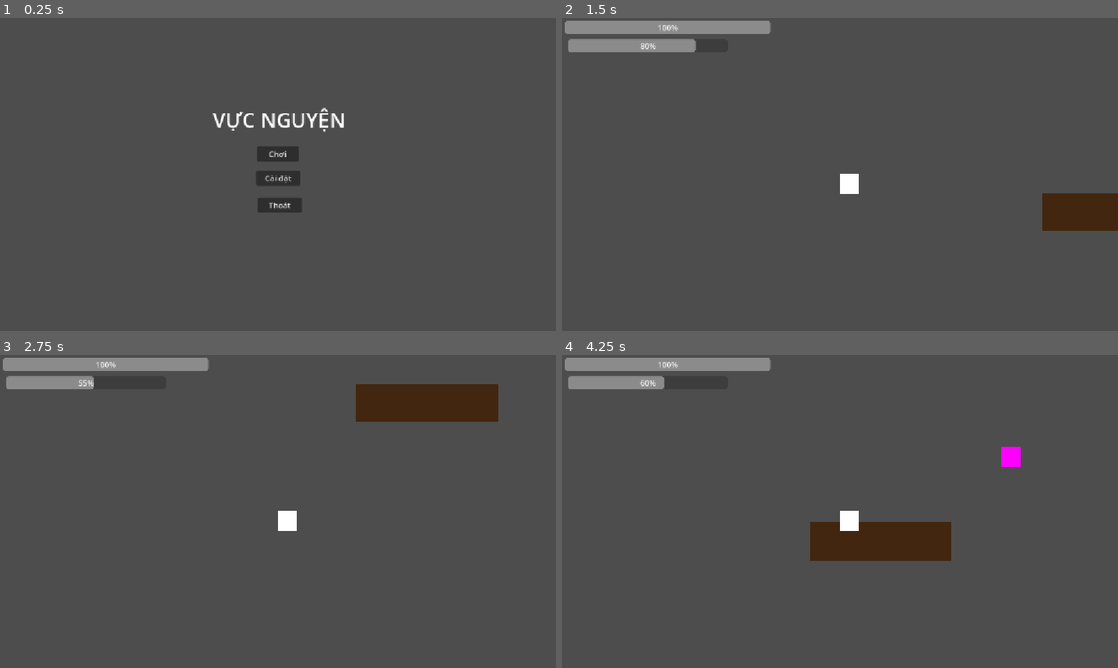
Above: before the commit, frames 1-4 (two rows, left to right).
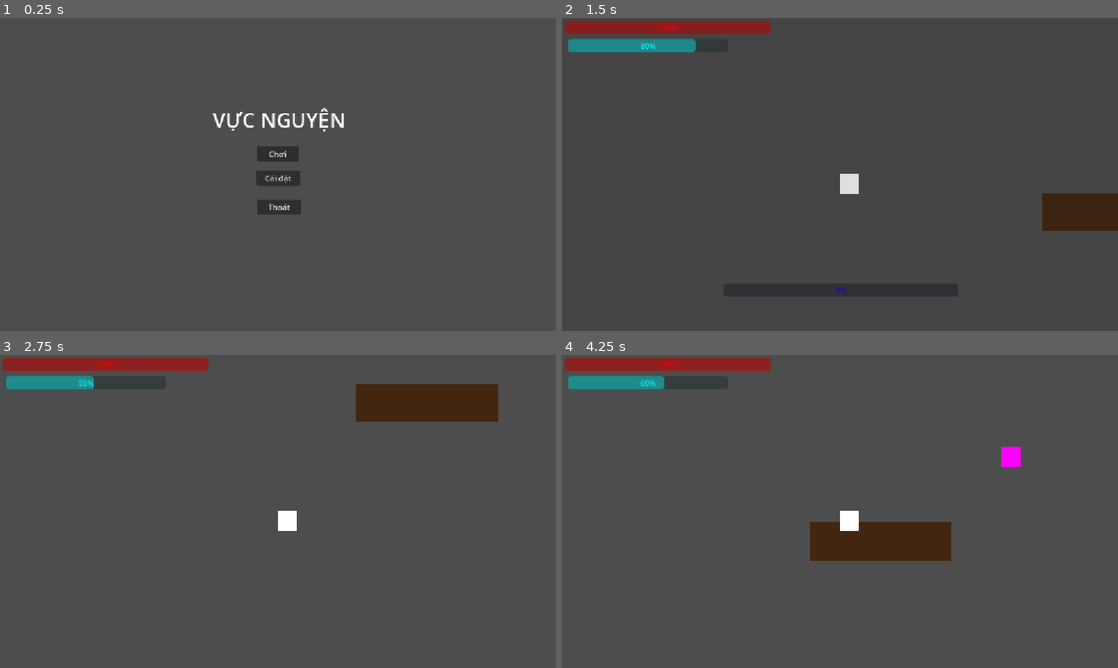
Above: after the commit, the same moments.

Repository: Hieu-379-iiiiii/abyssal-prayer
Game: Godot game, scene res://Scenes/Main_menu.tscn
The game is run twice, just before and just after one commit, with the same random seed, the same clock (stepped at 60 frames per second) and the same inputs.
Inputs:
- Up to frame 1 (0.25 s): no input
- Up to frame 2 (1.5 s): click "Chơi" at 0.5 s; tap Enter (ui_accept) at 1.25 s; hold Right (ui_right) from 1.28 s (still down)
- Up to frame 3 (2.75 s): tap Enter (ui_accept) at 1.52, 2.27 s; release Right (ui_right) at 2.03 s; hold Down (ui_down) from 2.03 s (still down)
- Up to frame 4 (4.25 s): release Down (ui_down) at 2.78 s; hold Right (ui_right) 2.78-3.53 s; hold Up (ui_up) from 3.53 s (still down); tap Enter (ui_accept) at 3.77 s

The runs differ from the first frame. In frame 1, 0.1% of the frame differs, in the area x 46-55%, y 57-63%; in frame 2, 4.5%, in the area x 0-72%, y 0-89%; in frame 3, 2.2%; in frame 4, 2.3%.

Commit message:
Add loading screen and scene management; update player HUD and menu controller

Diff:
--- a/Scenes/Instances/Player/PlayerHUD.tscn
+++ b/Scenes/Instances/Player/PlayerHUD.tscn
@@ -12,6 +12,7 @@
 offset_bottom = 40.0
 
 [node name="HealthBar" type="ProgressBar" parent="HUD" unique_id=247797874]
+modulate = Color(1, 0, 0, 1)
 layout_mode = 0
 offset_left = 6.0
 offset_top = 6.0
@@ -19,6 +20,7 @@
 offset_bottom = 33.0
 
 [node name="StaminaBar" type="ProgressBar" parent="HUD" unique_id=577610667]
+modulate = Color(0, 1, 1, 1)
 layout_mode = 0
 offset_left = 12.0
 offset_top = 44.0
--- a/Scenes/Main_menu.tscn
+++ b/Scenes/Main_menu.tscn
@@ -1,6 +1,6 @@
 [gd_scene format=3 uid="uid://dh4d1cyug1tv3"]
 
-[ext_resource type="Script" uid="uid://dx4x4i7wudf8m" path="res://Scripts/UI/Menu_controller.gd" id="1_7sp8y"]
+[ext_resource type="Script" uid="uid://dx4x4i7wudf8m" path="res://Scripts/UI/SystemUIScripts/Menu_controller.gd" id="1_7sp8y"]
 
 [node name="MainMenu" type="Node2D" unique_id=873604356]
 script = ExtResource("1_7sp8y")
@@ -27,10 +27,10 @@
 
 [node name="Quit" type="Button" parent="Control" unique_id=998489078]
 layout_mode = 0
-offset_left = 534.0
-offset_top = 372.0
-offset_right = 625.0
-offset_bottom = 403.0
+offset_left = 533.0
+offset_top = 376.0
+offset_right = 624.0
+offset_bottom = 407.0
 text = "Thoát"
 
 [node name="Label" type="Label" parent="Control" unique_id=1219636627]
--- /dev/null
+++ b/Scenes/SystemUI/LoadingScreen.tscn
@@ -0,0 +1,63 @@
+[gd_scene format=3 uid="uid://ck842hxyeghqi"]
+
+[ext_resource type="Script" uid="uid://d4dxbrgg75pjp" path="res://Scripts/UI/SystemUIScripts/loading_screen.gd" id="1_b2i6l"]
+
+[sub_resource type="Animation" id="Animation_aa1n3"]
+length = 0.5
+tracks/0/type = "value"
+tracks/0/imported = false
+tracks/0/enabled = true
+tracks/0/path = NodePath("Panel:modulate")
+tracks/0/interp = 1
+tracks/0/loop_wrap = true
+tracks/0/keys = {
+"times": PackedFloat32Array(0, 0.5),
+"transitions": PackedFloat32Array(1, 1),
+"update": 0,
+"values": [Color(1, 1, 1, 0), Color(1, 1, 1, 1)]
+}
+
+[sub_resource type="Animation" id="Animation_b2i6l"]
+resource_name = "transistion"
+length = 0.5
+tracks/0/type = "value"
+tracks/0/imported = false
+tracks/0/enabled = true
+tracks/0/path = NodePath("Panel:modulate")
+tracks/0/interp = 1
+tracks/0/loop_wrap = true
+tracks/0/keys = {
+"times": PackedFloat32Array(0, 0.5),
+"transitions": PackedFloat32Array(1, 1),
+"update": 0,
+"values": [Color(1, 1, 1, 0), Color(1, 1, 1, 1)]
+}
+
+[sub_resource type="AnimationLibrary" id="AnimationLibrary_oqiqo"]
+_data = {
+&"RESET": SubResource("Animation_aa1n3"),
+&"transistion": SubResource("Animation_b2i6l")
+}
+
+[node name="LoadingScreen" type="CanvasLayer" unique_id=1430246379 node_paths=PackedStringArray("animation_player", "progress_bar")]
+script = ExtResource("1_b2i6l")
+animation_player = NodePath("AnimationPlayer")
+progress_bar = NodePath("ProgressBar")
+
+[node name="Panel" type="Panel" parent="." unique_id=1457720984]
+modulate = Color(1, 1, 1, 0)
+anchors_preset = 15
+anchor_right = 1.0
+anchor_bottom = 1.0
+grow_horizontal = 2
+grow_vertical = 2
+
+[node name="AnimationPlayer" type="AnimationPlayer" parent="." unique_id=1957935137]
+libraries/ = SubResource("AnimationLibrary_oqiqo")
+
+[node name="ProgressBar" type="ProgressBar" parent="." unique_id=2078671032]
+modulate = Color(0.15294118, 0, 0.70980394, 1)
+offset_left = 335.0
+offset_top = 550.0
+offset_right = 821.0
+offset_bottom = 577.0
--- /dev/null
+++ b/Scripts/Autoloads/SceneLoader.gd
@@ -0,0 +1,43 @@
+extends Node
+
+signal progress_changed(progress)
+signal load_finished
+
+var loading_screen : PackedScene = preload("res://Scenes/SystemUI/LoadingScreen.tscn")
+var loaded_resource: PackedScene
+var scene_path: String
+var progress: Array = []
+var use_sub_threads : bool = true
+
+func _ready() -> void:
+	set_process(false)
+
+func load_scene(_scene_path: String) -> void:
+	scene_path = _scene_path
+
+	var new_load_screen = loading_screen.instantiate()
+	add_child(new_load_screen)
+	progress_changed.connect(new_load_screen._on_progress_changed)
+	load_finished.connect(new_load_screen._on_load_finished)
+
+	await new_load_screen.loading_screen_ready
+
+	start_load()
+
+func start_load() -> void:
+	var state = ResourceLoader.load_threaded_request(scene_path, "", use_sub_threads)
+	if (state == OK):
+		set_process(true)
+
+func _process(_delta: float) -> void:
+	var load_status = ResourceLoader.load_threaded_get_status(scene_path, progress)
+
+	progress_changed.emit(progress[0])
+
+	match load_status:
+		ResourceLoader.THREAD_LOAD_INVALID_RESOURCE, ResourceLoader.THREAD_LOAD_FAILED:
+			set_process(false)
+		ResourceLoader.THREAD_LOAD_LOADED:
+			loaded_resource = ResourceLoader.load_threaded_get(scene_path)
+			get_tree().change_scene_to_packed(loaded_resource)
+			load_finished.emit()
--- a/Scripts/Entities/Entity.gd
+++ b/Scripts/Entities/Entity.gd
@@ -11,7 +11,7 @@
 
 @export_group("Stamina")
 @export var max_stamina: float = 100.0
-@export var stamina_regen: float = 20.0
+@export var stamina_regen: float = 10.0
 
 @export_group("Movement")
 @export var move_speed: float = 300.0
@@ -19,7 +19,6 @@
 var current_health: float
 var current_stamina: float
 
-# Direction used by subclasses to control movement.
 var movement_direction: Vector2 = Vector2.ZERO
 
 var is_dead: bool = false
--- a/Scripts/UI/PlayerHUD.gd
+++ b/Scripts/UI/PlayerHUD.gd
@@ -28,6 +28,9 @@
 
 	var stats = player.stats
 
+	health_bar.max_value = stats.max_health
+	stamina_bar.max_value = stats.max_stamina
+
 	# Connect signals.
 	stats.health_changed.connect(_on_health_changed)
 	stats.stamina_changed.connect(_on_stamina_changed)
@@ -36,12 +39,14 @@
 	_on_health_changed(stats.current_health, stats.max_health)
 	_on_stamina_changed(stats.current_stamina, stats.max_stamina)
 
+func _on_health_changed(current: float, _maximum: float) -> void:
+	update_health(current)
 
-func _on_health_changed(current: float, maximum: float) -> void:
-	health_bar.max_value = maximum
+func _on_stamina_changed(current: float, _maximum: float) -> void:
+	update_stamina(current)
+
+func update_health(current: float) -> void:
 	health_bar.value = current
 
-
-func _on_stamina_changed(current: float, maximum: float) -> void:
-	stamina_bar.max_value = maximum
+func update_stamina(current: float) -> void:
 	stamina_bar.value = current
--- a/Scripts/UI/Menu_controller.gd
+++ b/Scripts/UI/SystemUIScripts/Menu_controller.gd
@@ -1,8 +1,8 @@
 extends Node
 
 func _on_start_pressed() -> void:
-	get_tree().change_scene_to_file("res://Scenes/Maps/Lobby.tscn")
-
+	#get_tree().change_scene_to_file("res://Scenes/Maps/Lobby.tscn")
+	SceneLoader.load_scene("res://Scenes/Maps/Lobby.tscn")
 
 func _on_setting_pressed() -> void:
 	pass
--- /dev/null
+++ b/Scripts/UI/SystemUIScripts/loading_screen.gd
@@ -0,0 +1,19 @@
+extends  CanvasLayer
+
+signal loading_screen_ready
+
+@export var animation_player: AnimationPlayer
+@export var progress_bar: ProgressBar
+
+func _ready() -> void:
+	animation_player.play("transistion")
+	await animation_player.animation_finished
+	loading_screen_ready.emit()
+
+func _on_progress_changed(new_value: float) -> void:
+	progress_bar.value = new_value * 100.0
+
+func _on_load_finished() -> void:
+	animation_player.play_backwards("transistion")
+	await animation_player.animation_finished
+	queue_free()
--- a/project.godot
+++ b/project.godot
@@ -18,11 +18,18 @@
 [autoload]
 
 GameManager="*uid://cw1ldrswj222s"
+SceneLoader="*uid://dq7ukqlo8fqk2"
 
 [display]
 
 window/stretch/mode="canvas_items"
 window/stretch/aspect="expand"
+
+[file_customization]
+
+folder_colors={
+"res://Scenes/": "green"
+}
 
 [input]
 
Renamed: Scripts/Game Controller/GameManager.gd -> Scripts/Autoloads/GameManager.gd
Renamed: Scripts/Game Controller/GameManager.gd.uid -> Scripts/Autoloads/GameManager.gd.uid
Not shown, added: Scripts/Autoloads/SceneLoader.gd.uid
Renamed: Scripts/UI/Menu_controller.gd.uid -> Scripts/UI/SystemUIScripts/Menu_controller.gd.uid
Not shown, added: Scripts/UI/SystemUIScripts/loading_screen.gd.uid
